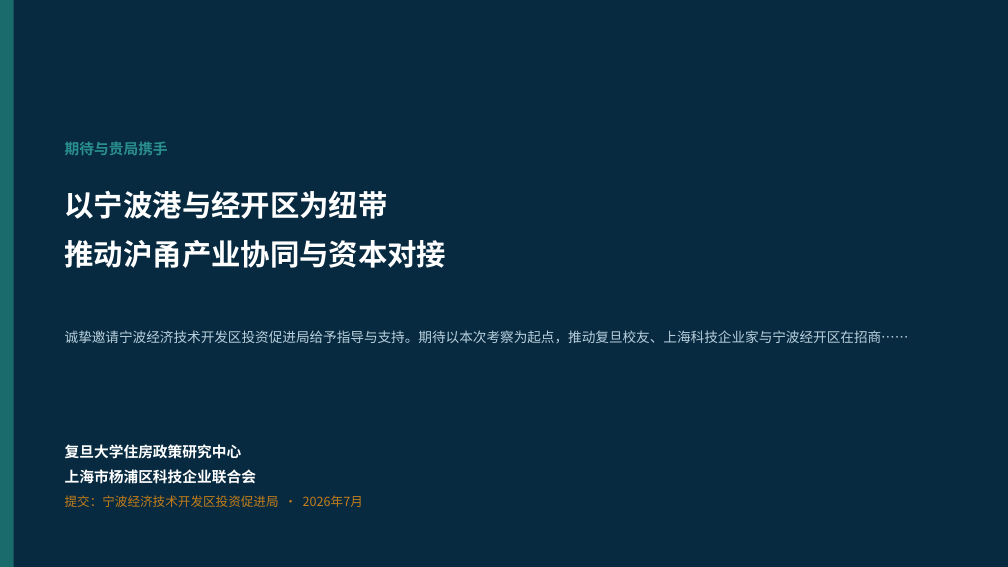
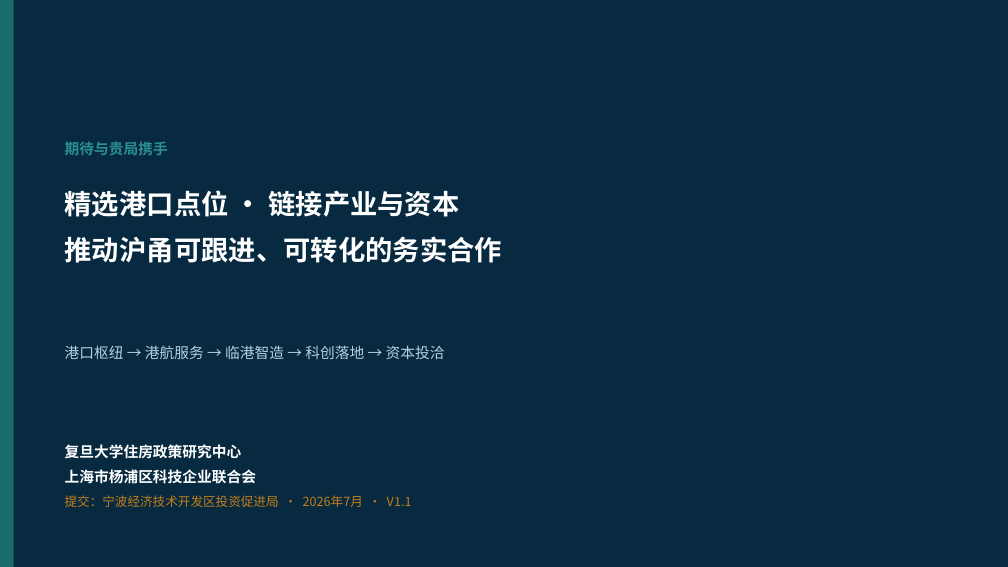
Before and after one commit to hujigang2010-maker/AIDEN, a slide deck: slide 17 of output/赴宁波港及宁波经济技术开发区考察交流策划案.pptx (slide 14 before the commit). Drawn at 1008x567 pixels with LibreOffice and Linux fonts; fonts in the diff are those of the drawing. Boxes give left, top, right and bottom in pixels: in the first picture for what was removed or moved away, otherwise in the second. Text is boxed around its words. In the diff, an @@ line names an element or a change of style, - is before the commit and + after.

```diff
--- a/output/赴宁波港及宁波经济技术开发区考察交流策划案.pptx
+++ b/output/赴宁波港及宁波经济技术开发区考察交流策划案.pptx
@@ text at box(65, 190, 502, 263): text changed; size 28 to 26 pt @@
-以宁波港与经开区为纽带
-推动沪甬产业协同与资本对接
+精选港口点位 · 链接产业与资本
+推动沪甬可跟进、可转化的务实合作
@@ text at box(65, 345, 445, 359): text changed; size 13 to 14 pt @@
-诚挚邀请宁波经济技术开发区投资促进局给予指导与支持。期待以本次考察为起点，推动复旦校友、上海科技企业家与宁波经开区在招商……
+港口枢纽 → 港航服务 → 临港智造 → 科创落地 → 资本投洽
@@ text at box(65, 495, 412, 507): text changed @@
-提交：宁波经济技术开发区投资促进局 · 2026年7月
+提交：宁波经济技术开发区投资促进局 · 2026年7月 · V1.1
```
Also in this commit, not shown: 11 other slides changed, 4 slides added, 1 slide removed, 7 other files.
